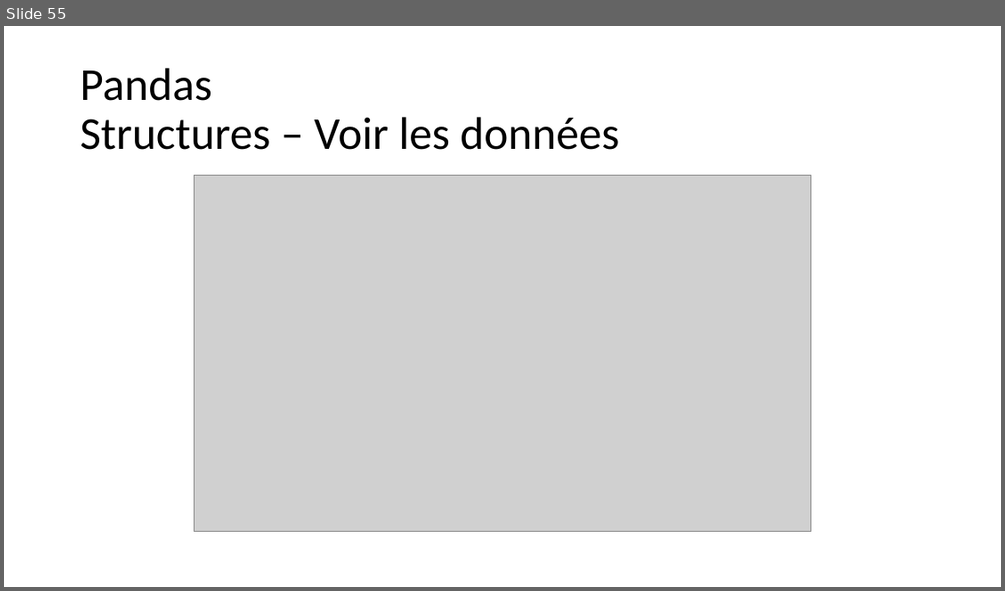
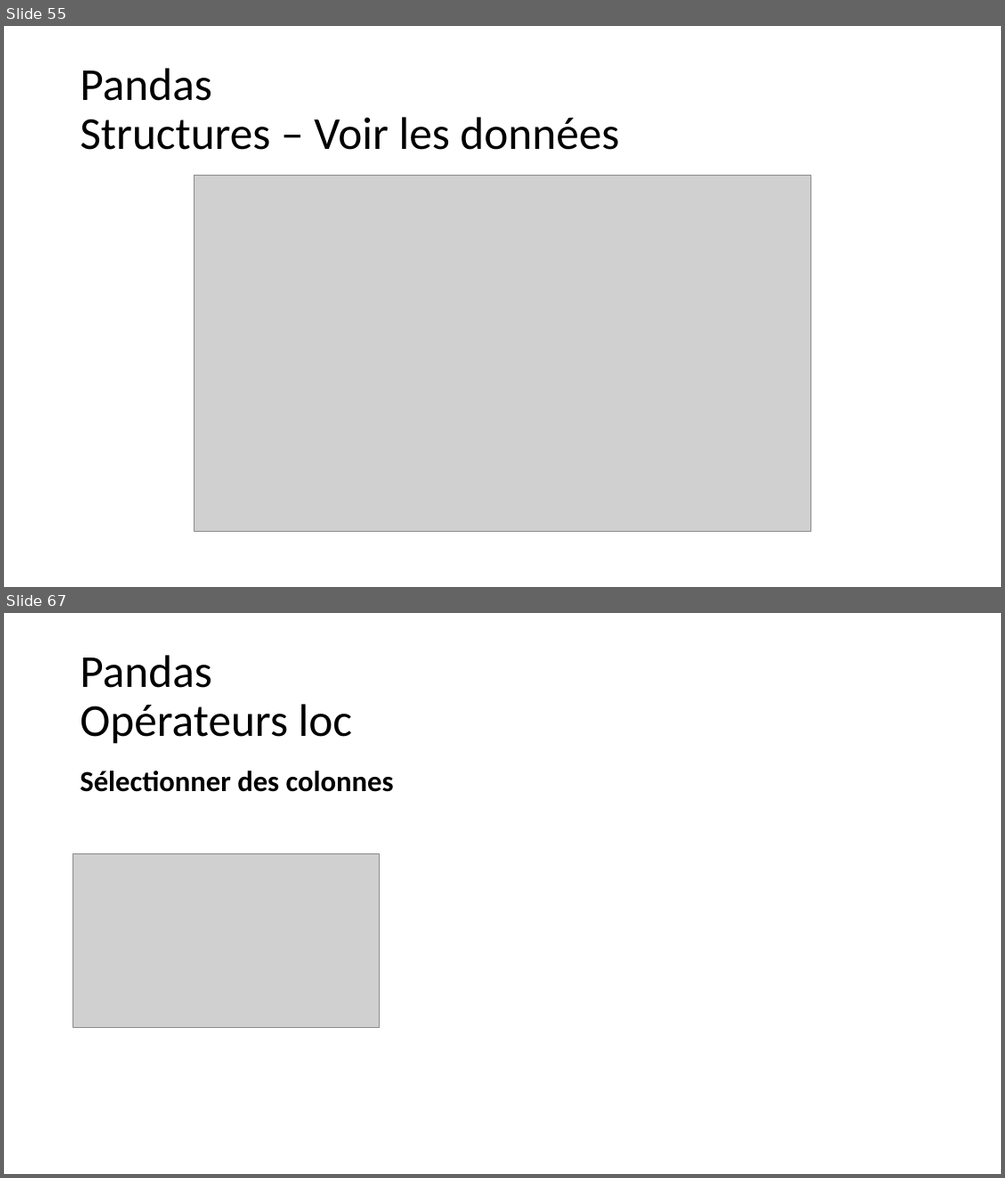
Before and after one commit to aubinthomas/Course, a slide deck: python_debutant/Formation Python débutant.pptx. Shown one above the other, each under a label of ours: slide 55 before the commit, slides 55 and 67 after it; the slides between them are not shown. The pictures are 1005x591 and 1005x1178 pixels, drawn with LibreOffice and Linux fonts; fonts in the diff are those of the drawing; grey boxes stand for pictures. Boxes give left, top, right and bottom in pixels: in the first picture for what was removed or moved away, otherwise in the second. Text is boxed around its words. In the diff, an @@ line names an element or a change of style, - is before the commit and + after.

```diff
--- a/python_debutant/Formation Python débutant.pptx
+++ b/python_debutant/Formation Python débutant.pptx
@@ slide 67 added at (4,613,1001,1174), background #FFFFFF @@
@@ title added at (80,655,352,744), 44 pt, text #000000 @@
+Pandas
+Opérateurs loc
@@ text added at (80,771,394,792), 28 pt, text #000000, bold @@
+Sélectionner des colonnes
@@ picture added at (73,853,380,1027) @@
```
Also in this commit, not shown: 5 slides changed, 11 other slides added, 2 other files.
